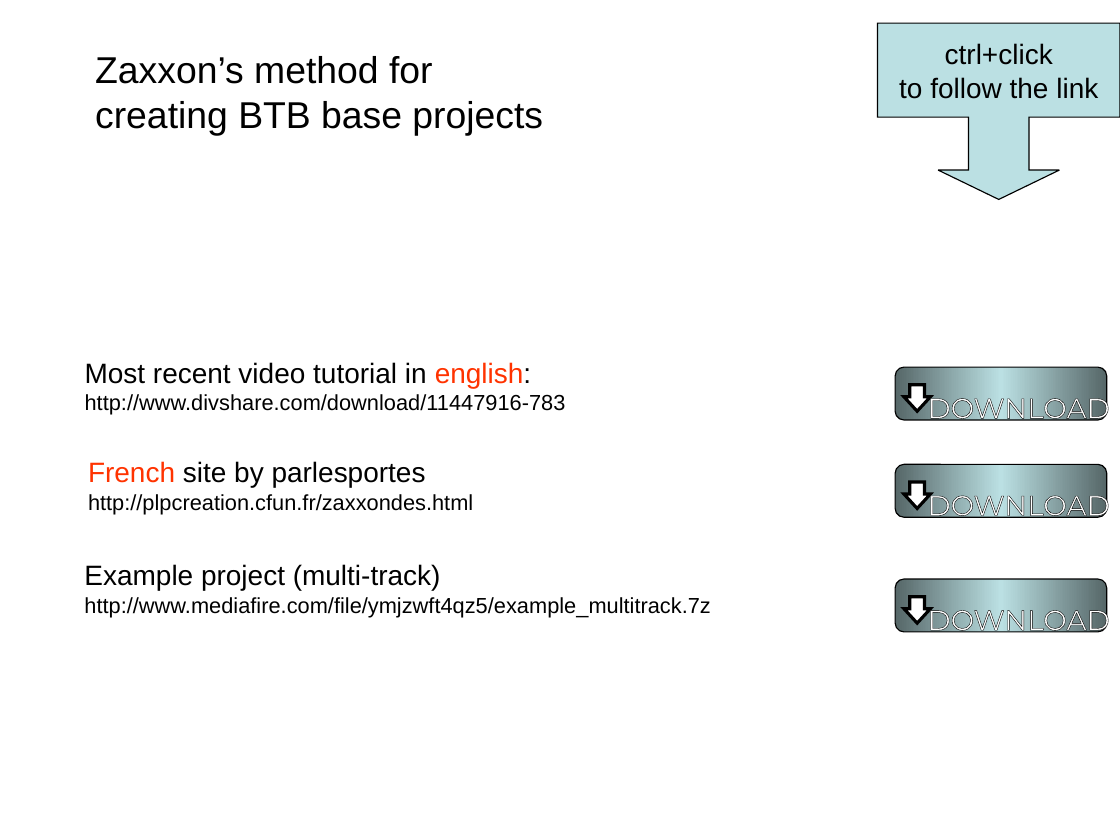
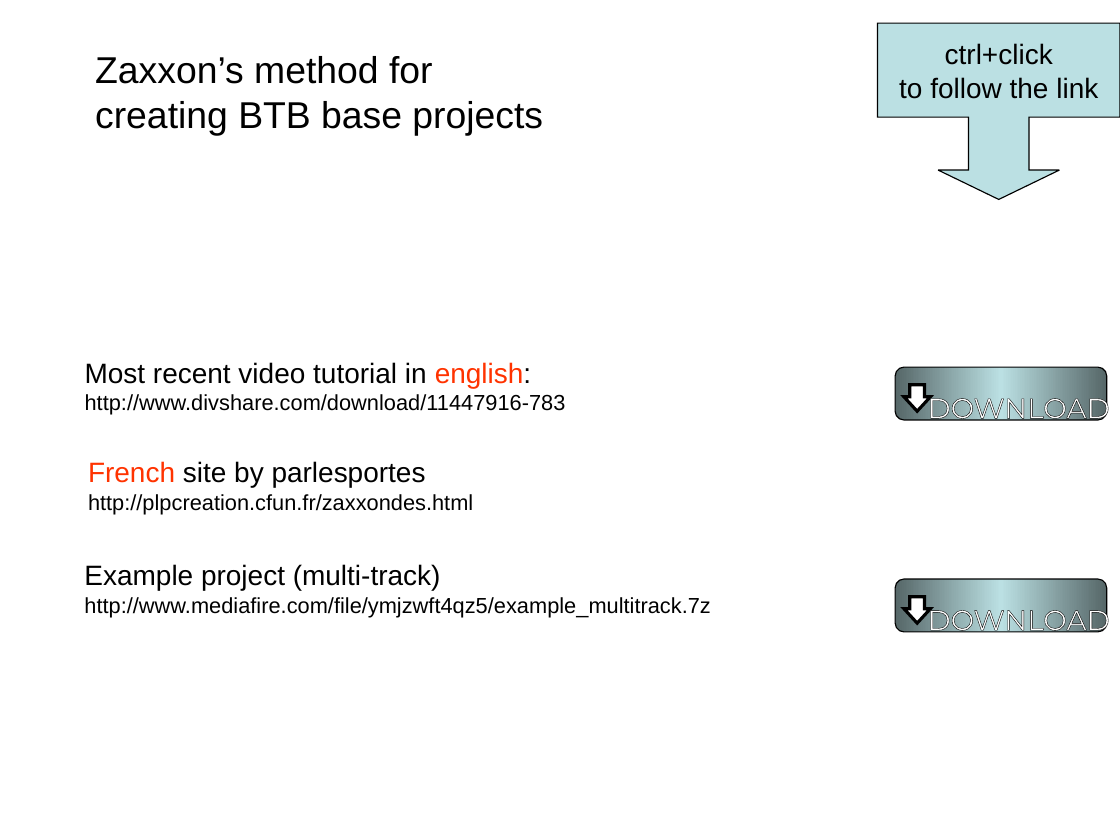
Before and after one commit to balamacab/zaxxon_scripts, a slide deck: slide 1 of project/documentation/Basics.ppt. Drawn at 1120x840 pixels with LibreOffice and Linux fonts; fonts in the diff are those of the drawing. Boxes give left, top, right and bottom in pixels: in the first picture for what was removed or moved away, otherwise in the second. Text is boxed around its words. In the diff, an @@ line names an element or a change of style, - is before the commit and + after.

```diff
--- a/project/documentation/Basics.ppt
+++ b/project/documentation/Basics.ppt
@@ rounded rectangle removed at [895, 465, 1107, 517] @@
@@ down arrow removed at [904, 482, 931, 508] @@
@@ text removed at [928, 488, 1110, 523] @@
-DOWNLOAD
```
Also in this commit, not shown: 4 other files.
